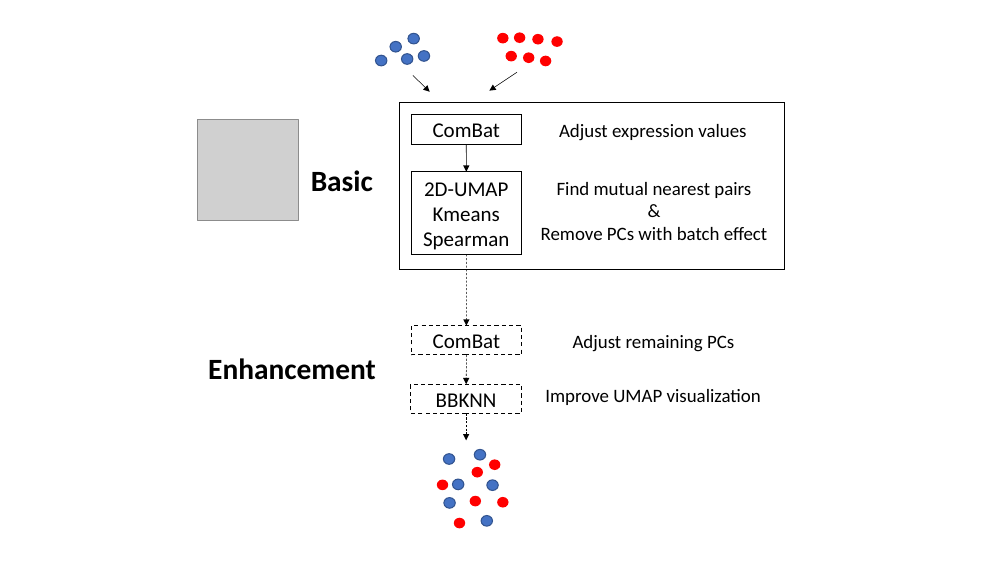
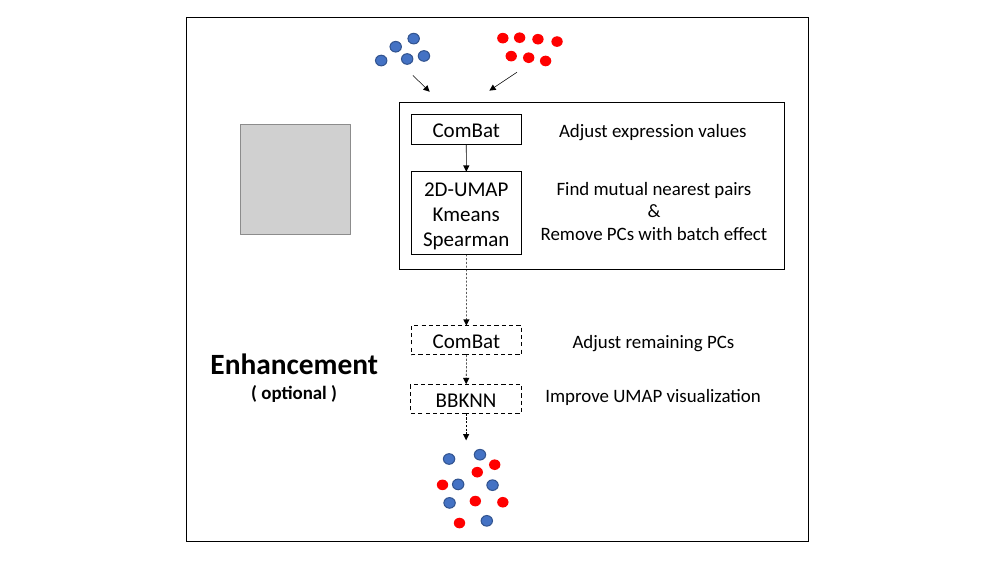
Before and after one commit to jumphone/BEER, a slide deck: slide 1 of DATA/BP.pptx. Drawn at 1008x567 pixels with LibreOffice and Linux fonts; fonts in the diff are those of the drawing; grey boxes stand for pictures. Boxes give left, top, right and bottom in pixels: in the first picture for what was removed or moved away, otherwise in the second. Text is boxed around its words. In the diff, an @@ line names an element or a change of style, - is before the commit and + after.

```diff
--- a/DATA/BP.pptx
+++ b/DATA/BP.pptx
@@ rectangle added at box(187, 17, 809, 542), outline #000000 1 pt @@
@@ picture: place and size @@
-picture at box(198, 119, 299, 220)
+picture at box(240, 124, 351, 234)
@@ text removed at box(311, 170, 373, 192) @@
-Basic
@@ text at box(261, 385, 327, 402): paragraph added @@
+( optional )
```
Also in this commit, not shown: 1 other file.
